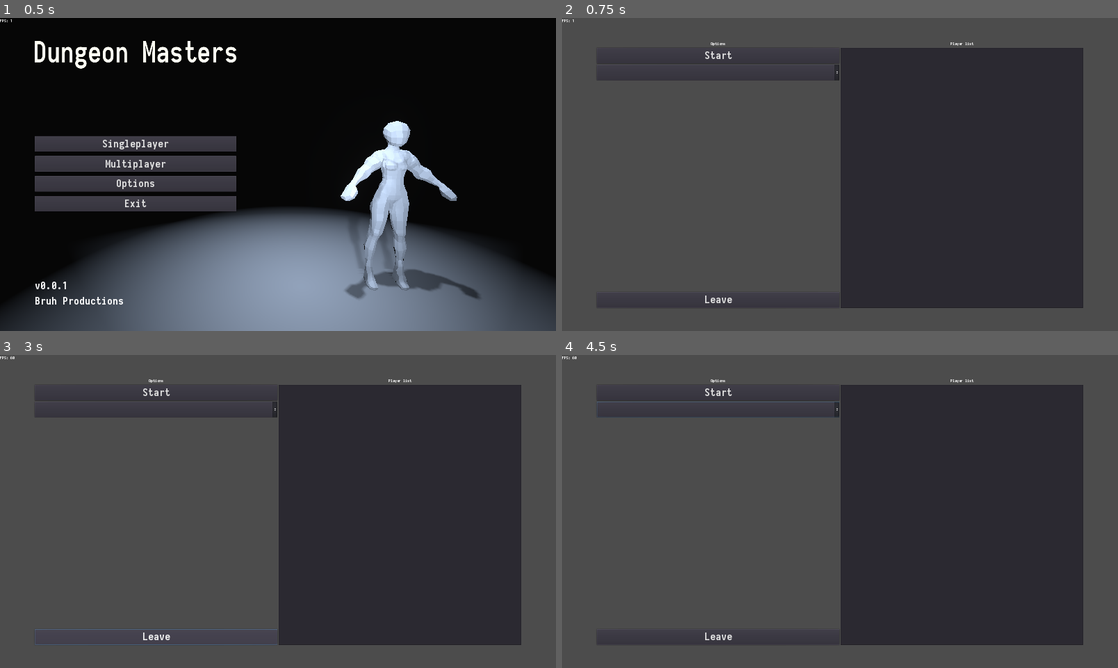
Above: before the commit, frames 1-4 (two rows, left to right).
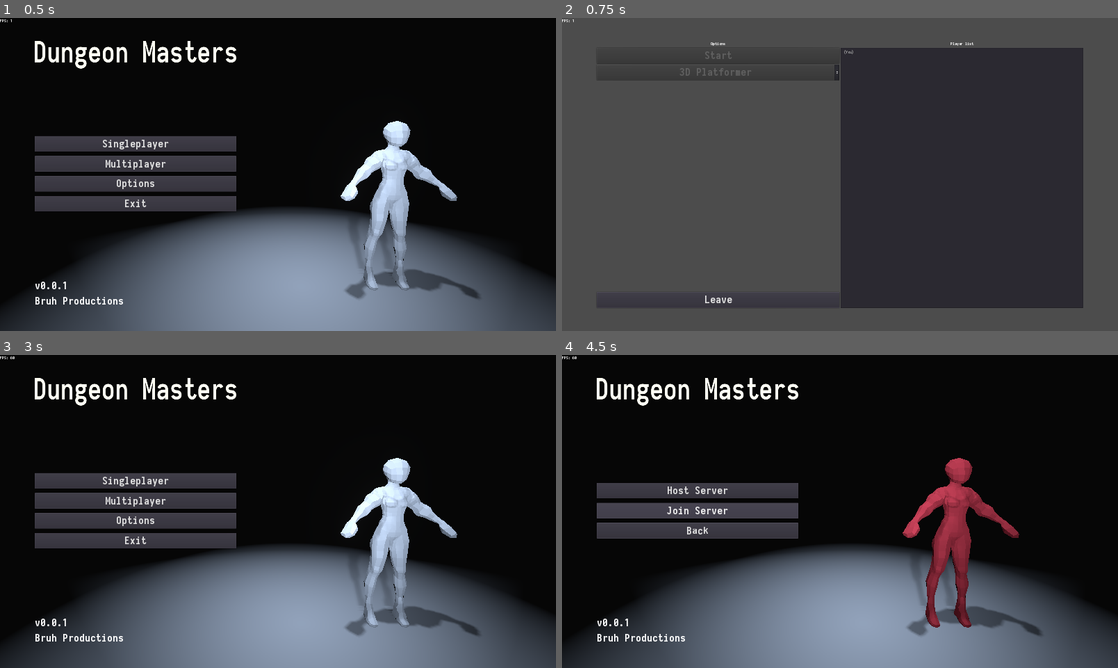
Above: after the commit, the same moments.

Repository: FrankAlbella/dungeon_masters
Game: Godot game, scene res://scenes/menus/3DMenu.tscn
Two runs of this game, one before a commit and one after it. Both use one fixed random seed, a clock stepped at 60 frames per second and the inputs below.
Inputs (mouse positions are in pixels of both pictures, inside the frame that each line leads up to):
- Up to frame 1 (0.5 s): no input
- Up to frame 2 (0.75 s): click "Singleplayer" at 0.5 s
- Up to frame 3 (3 s): click (155, 392) at 1.25 s, where only the run before the commit has a clickable "Start"; click (155, 392) at 2 s, where only the run before the commit has a clickable "Start"; click "Leave" at 2.75 s
- Up to frame 4 (4.5 s): click (717, 408) at 3.52 s; click (695, 502) at 4.25 s, where only the run after the commit has a clickable "Multiplayer"

Frame 1 is identical in both runs. In frame 2, 0.2% of the frame differs, in the area x 21-53%, y 10-19%; in frame 3, 87%; in frame 4, 89%, in the area x 0-100%, y 0-100%.
Error before the commit: Parse Error: The identifier "counter" isn't declared in the current scope. (res://scripts/autoload/Gamestate.gd:86)

Commit message:
Fix minor typo in Gamestate.gd

Diff:
--- a/scripts/autoload/Gamestate.gd
+++ b/scripts/autoload/Gamestate.gd
@@ -83,7 +83,7 @@
 
 
 	if count > 0:
-		username += " (" + str(counter) + ")"
+		username += " (" + str(count) + ")"
 
 	return username
 
